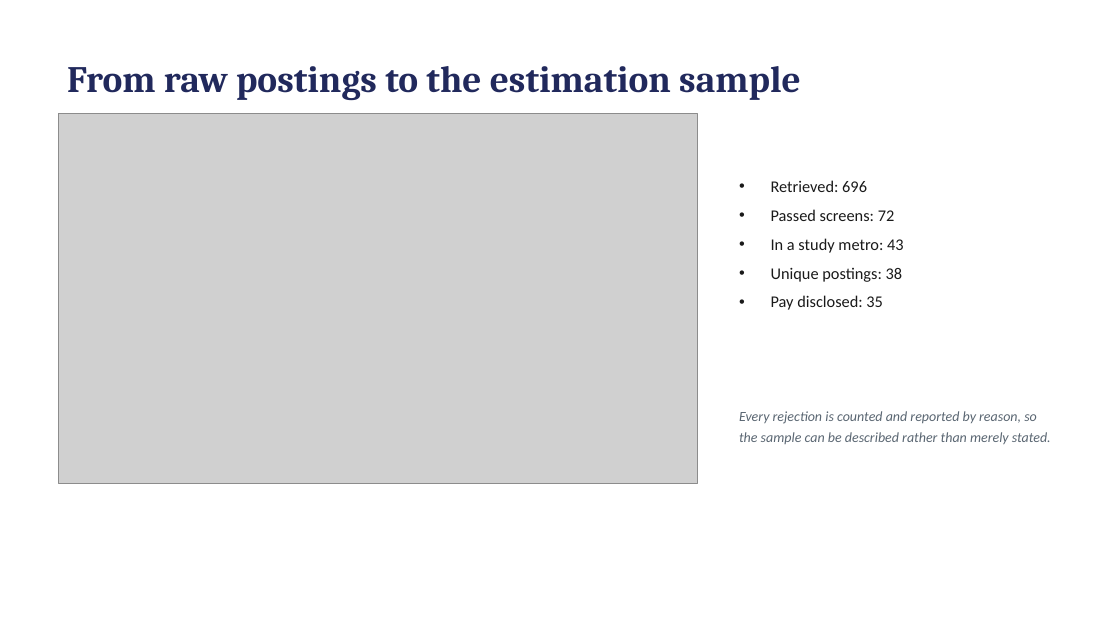
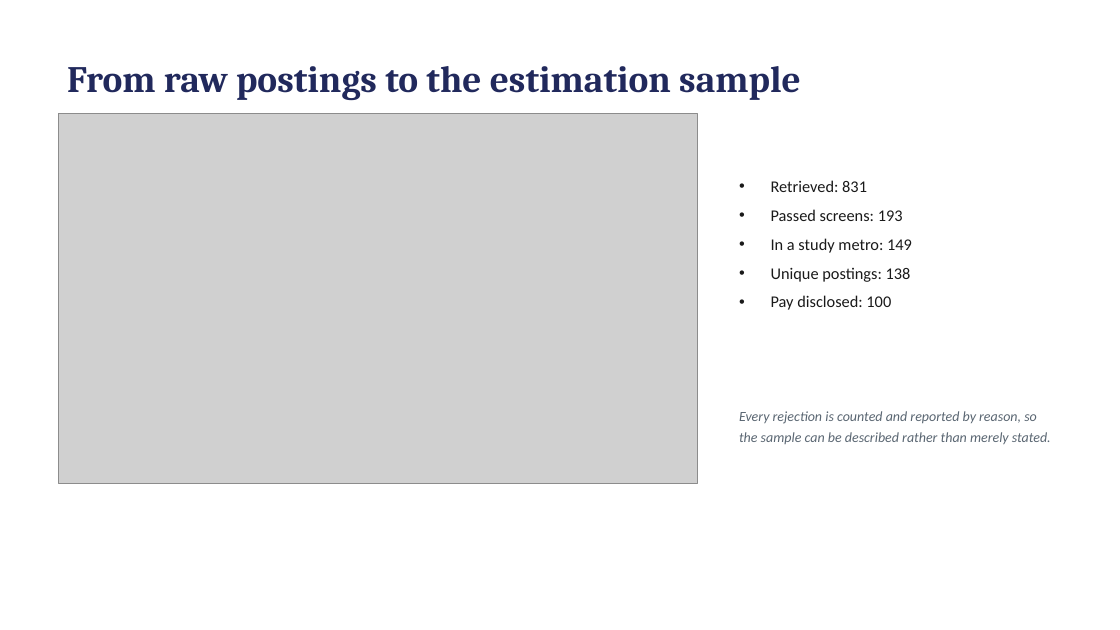
Before and after one commit to hendeal-cyber/Modern-Labor-Market-Data-Submission, a slide deck: slide 5 of paper/presentation.pptx. Drawn at 1120x630 pixels with LibreOffice and Linux fonts; fonts in the diff are those of the drawing; grey boxes stand for pictures. Boxes give left, top, right and bottom in pixels: in the first picture for what was removed or moved away, otherwise in the second. Text is boxed around its words. In the diff, an @@ line names an element or a change of style, - is before the commit and + after.

```diff
--- a/paper/presentation.pptx
+++ b/paper/presentation.pptx
@@ text at <box>771,180,912,310</box>: text changed @@
-• Retrieved: 696
-• Passed screens: 72
-• In a study metro: 43
-• Unique postings: 38
-• Pay disclosed: 35
+• Retrieved: 831
+• Passed screens: 193
+• In a study metro: 149
+• Unique postings: 138
+• Pay disclosed: 100
```
Also in this commit, not shown: 4 other slides changed, 2 other files.
